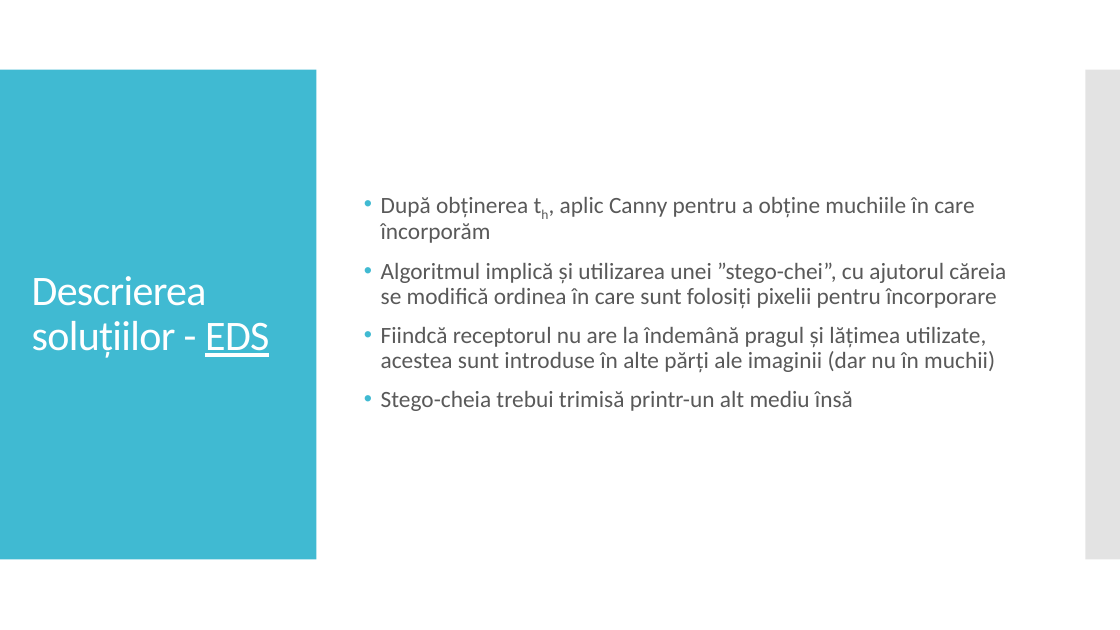
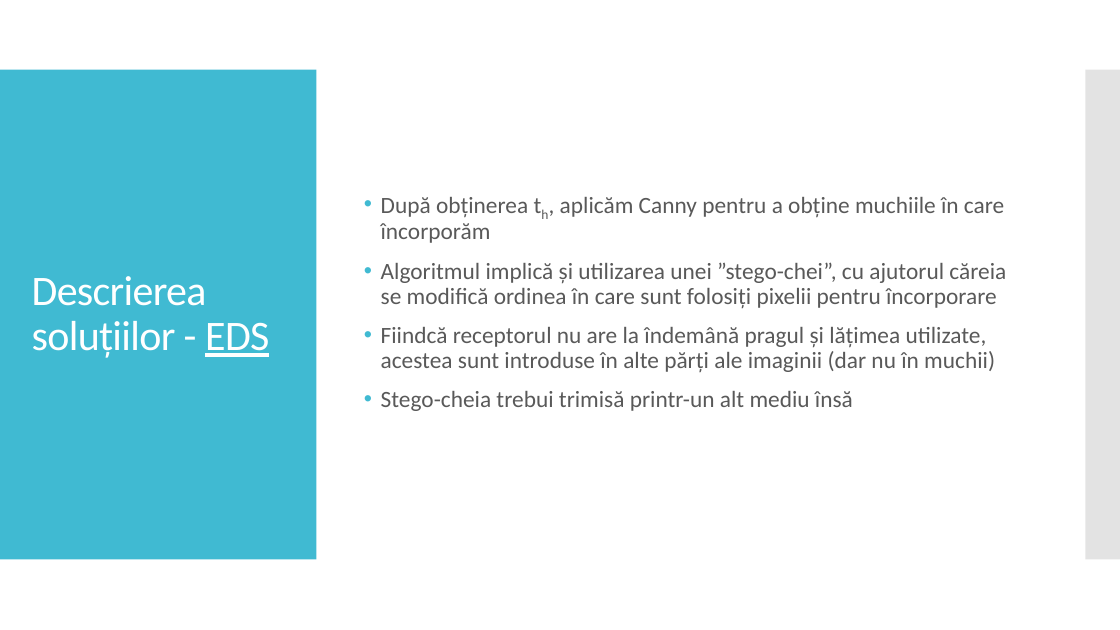
Before and after one commit to AlexDomnaru/StegoAlgorithms, a slide deck: slide 23 of Licenta2018DomnaruAlexandru/Prezentare.pptx. Drawn at 1120x630 pixels with LibreOffice and Linux fonts; fonts in the diff are those of the drawing. Boxes give left, top, right and bottom in pixels: in the first picture for what was removed or moved away, otherwise in the second. Text is boxed around its words. In the diff, an @@ line names an element or a change of style, - is before the commit and + after.

```diff
--- a/Licenta2018DomnaruAlexandru/Prezentare.pptx
+++ b/Licenta2018DomnaruAlexandru/Prezentare.pptx
@@ text at [381,197,1004,243]: text changed @@
-• După obținerea th, aplic Canny pentru a obține muchiile în care încorporăm
+• După obținerea th, aplicăm Canny pentru a obține muchiile în care încorporăm
```
Also in this commit, not shown: 1 other slide changed, 10 other files.
